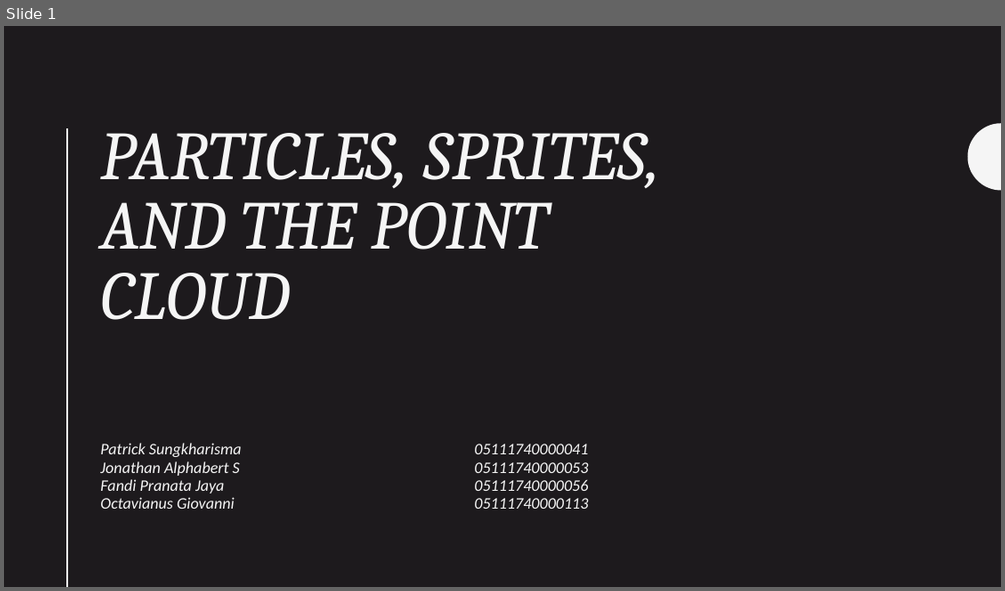
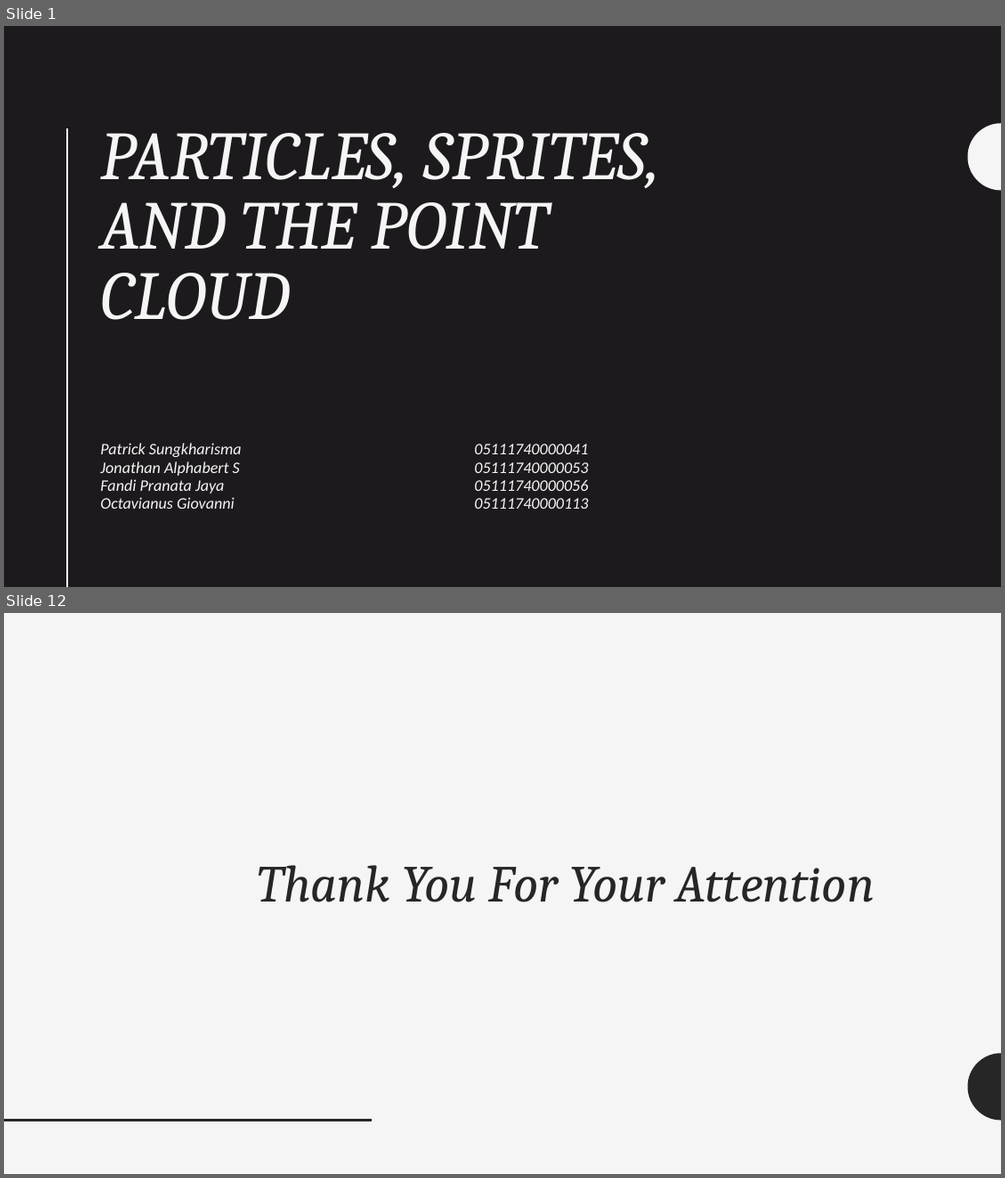
Before and after one commit to grafkom-d-if-its-2019/threejs-presentation-yolo, a slide deck: presentation/Particles, Sprites, and the Point Cloud.pptx. Shown one above the other, each under a label of ours: slide 1 before the commit, slides 1 and 12 after it; the slides between them are not shown. The pictures are 1005x591 and 1005x1178 pixels, drawn with LibreOffice and Linux fonts; fonts in the diff are those of the drawing. Boxes give left, top, right and bottom in pixels: in the first picture for what was removed or moved away, otherwise in the second. Text is boxed around its words. In the diff, an @@ line names an element or a change of style, - is before the commit and + after.

```diff
--- a/presentation/Particles, Sprites, and the Point Cloud.pptx
+++ b/presentation/Particles, Sprites, and the Point Cloud.pptx
@@ slide 12 added at <box>4,613,1001,1174</box>, background #F5F5F5 @@
@@ title added at <box>258,865,874,902</box>, 50 pt, text #262626, italic @@
+Thank You For Your Attention
@@ freeform shape added at <box>968,1053,1001,1120</box>, fill #262626 @@
@@ line added from (4, 1120) to (372, 1120), #262626 2 pt @@
```
Also in this commit, not shown: 6 slides changed, 4 other slides added.
